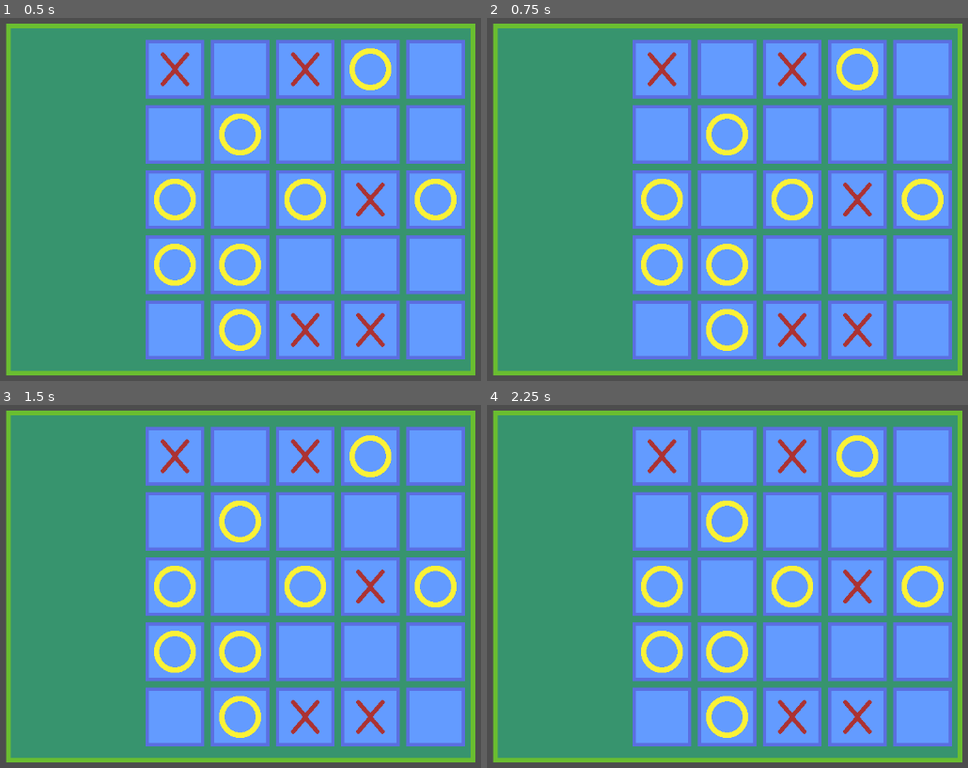
Above: before the commit, frames 1-4 (two rows, left to right).
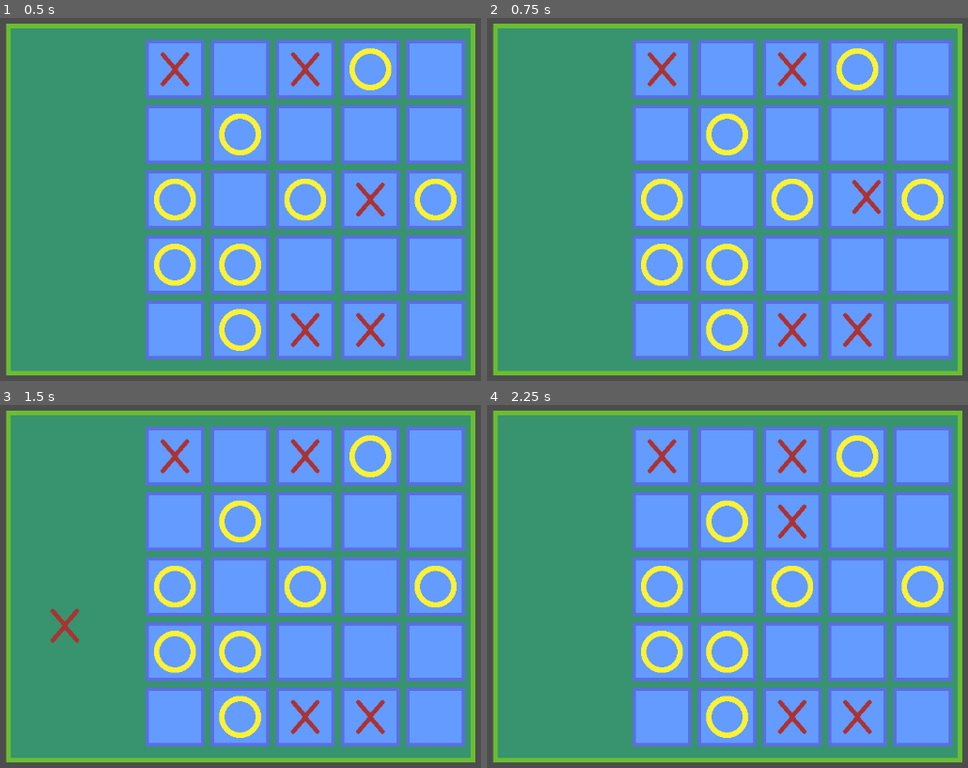
Above: after the commit, the same moments.

Repository: VictorFranklinM/InventorySystem
Game: Godot game, scene res://scenes/inventory.tscn
The game is run twice, just before and just after one commit, with the same random seed, the same clock (stepped at 60 frames per second) and the same inputs. Before the commit the project has no main scene; this scene is started directly in both runs.
Inputs (mouse positions are in pixels of both pictures, inside the frame that each line leads up to):
- Up to frame 1 (0.5 s): no input
- Up to frame 2 (0.75 s): tap Enter at 0.5 s; move the mouse to (857, 188) at 0.52 s; click (857, 188) at 0.67 s
- Up to frame 3 (1.5 s): tap Space at 1.25 s; move the mouse to (57, 619) at 1.27 s; click (57, 619) at 1.42 s
- Up to frame 4 (2.25 s): tap Enter at 2 s; move the mouse to (765, 503) at 2.02 s; click (765, 503) at 2.17 s

Frame 1 is identical in both runs. In frame 2, 0.4% of the frame differs, in the area x 74-83%, y 44-55%; in frame 3, 0.4%; in frame 4, 0.4%, in the area x 60-81%, y 27-55%.

Commit message:
feat: grab, pick up and swap items

Diff:
--- a/project.godot
+++ b/project.godot
@@ -11,5 +11,6 @@
 [application]
 
 config/name="Inventory-System"
+run/main_scene="uid://l1gchidnvgpy"
 config/features=PackedStringArray("4.5", "Forward Plus")
 config/icon="res://icon.svg"
--- a/scenes/inventory.tscn
+++ b/scenes/inventory.tscn
@@ -1,5 +1,6 @@
-[gd_scene load_steps=5 format=3 uid="uid://l1gchidnvgpy"]
+[gd_scene load_steps=6 format=3 uid="uid://l1gchidnvgpy"]
 
+[ext_resource type="Script" uid="uid://6gm3vuednfkc" path="res://scripts/inventory.gd" id="1_53g1v"]
 [ext_resource type="Texture2D" uid="uid://cejxr4uvoqagl" path="res://textures/Inventory.png" id="1_hj2ta"]
 [ext_resource type="Texture2D" uid="uid://cdq6bhbbs5k6o" path="res://textures/Slot.png" id="2_ty45s"]
 [ext_resource type="Script" uid="uid://b4rctc4afm1kl" path="res://scripts/slot.gd" id="3_ty45s"]
@@ -8,6 +9,7 @@
 texture = ExtResource("2_ty45s")
 
 [node name="Inventory" type="Node2D"]
+script = ExtResource("1_53g1v")
 
 [node name="InventoryBG" type="TextureRect" parent="."]
 offset_left = 269.0
--- a/scenes/item.tscn
+++ b/scenes/item.tscn
@@ -3,8 +3,10 @@
 [ext_resource type="Script" uid="uid://davcs1qrau2lj" path="res://scripts/item.gd" id="1_4gq7n"]
 
 [node name="Item" type="Node2D"]
+z_index = 1
 script = ExtResource("1_4gq7n")
 
 [node name="Sprite" type="TextureRect" parent="."]
 offset_right = 40.0
 offset_bottom = 40.0
+mouse_filter = 2
--- /dev/null
+++ b/scripts/inventory.gd
@@ -0,0 +1,40 @@
+extends Node2D
+
+const SlotClass = preload("res://scripts/slot.gd")
+@onready var inventorySlots = $Grid
+var holding_item:Node2D = null
+
+func _ready() -> void:
+	for inv_slot:Panel in inventorySlots.get_children():
+		inv_slot.gui_input.connect(slot_gui_input.bind(inv_slot))
+
+func slot_gui_input(event: InputEvent, slot: SlotClass):
+	if event is InputEventMouseButton:
+		if event.button_index == MOUSE_BUTTON_LEFT && event.pressed:
+			if holding_item != null:
+				if !slot.item: # place item
+					var item_to_place = holding_item
+					holding_item = null
+					item_to_place.position = Vector2.ZERO
+					slot.putIntoSlot(item_to_place)
+				else: # pick up & swap
+					var temp_item = slot.item
+					slot.pickFromSlot()
+					var item_to_place = holding_item
+					holding_item = temp_item
+					item_to_place.position = Vector2.ZERO
+					slot.putIntoSlot(item_to_place)
+					update_item_position()
+			elif slot.item: # pick up empty handed
+				holding_item = slot.item
+				slot.pickFromSlot()
+				update_item_position()
+
+func _input(_event: InputEvent) -> void:
+	if holding_item:
+		update_item_position()
+
+func update_item_position() -> void:
+	if not holding_item:
+		return
+	holding_item.global_position = get_global_mouse_position() - Vector2(32, 32)
--- a/scripts/slot.gd
+++ b/scripts/slot.gd
@@ -1,9 +1,22 @@
 extends Panel
 
-var ItemClass = preload("res://scenes/item.tscn")
-var item = null
+var ItemClass:PackedScene = preload("res://scenes/item.tscn")
+var item:Node2D = null
 
 func _ready() -> void:
 	if randi() % 2 == 0:
 		item = ItemClass.instantiate()
 		add_child(item)
+
+func pickFromSlot():
+	remove_child(item)
+	var inventoryNode = find_parent("Inventory")
+	inventoryNode.add_child(item)
+	item = null
+
+func putIntoSlot(new_item):
+	item = new_item
+	item.position = Vector2(0, 0)
+	var inventoryNode = find_parent("Inventory")
+	inventoryNode.remove_child(item)
+	add_child(item)
Not shown, added: scripts/inventory.gd.uid
